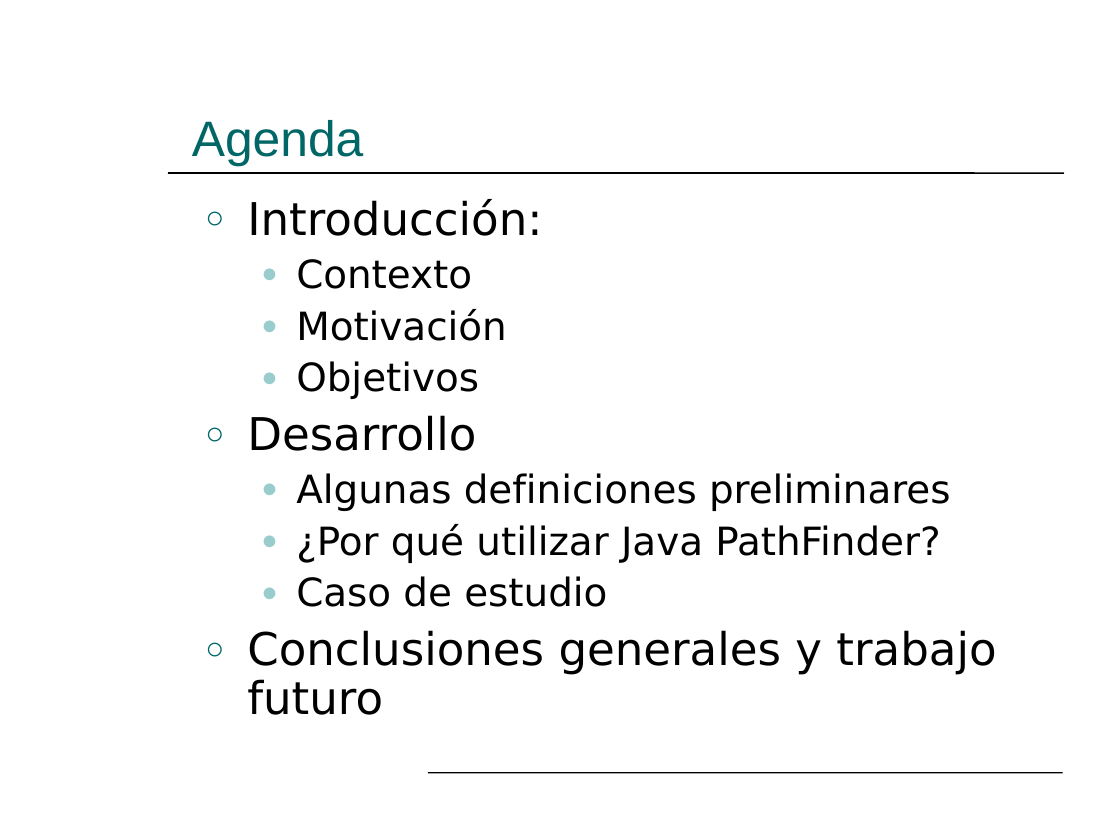
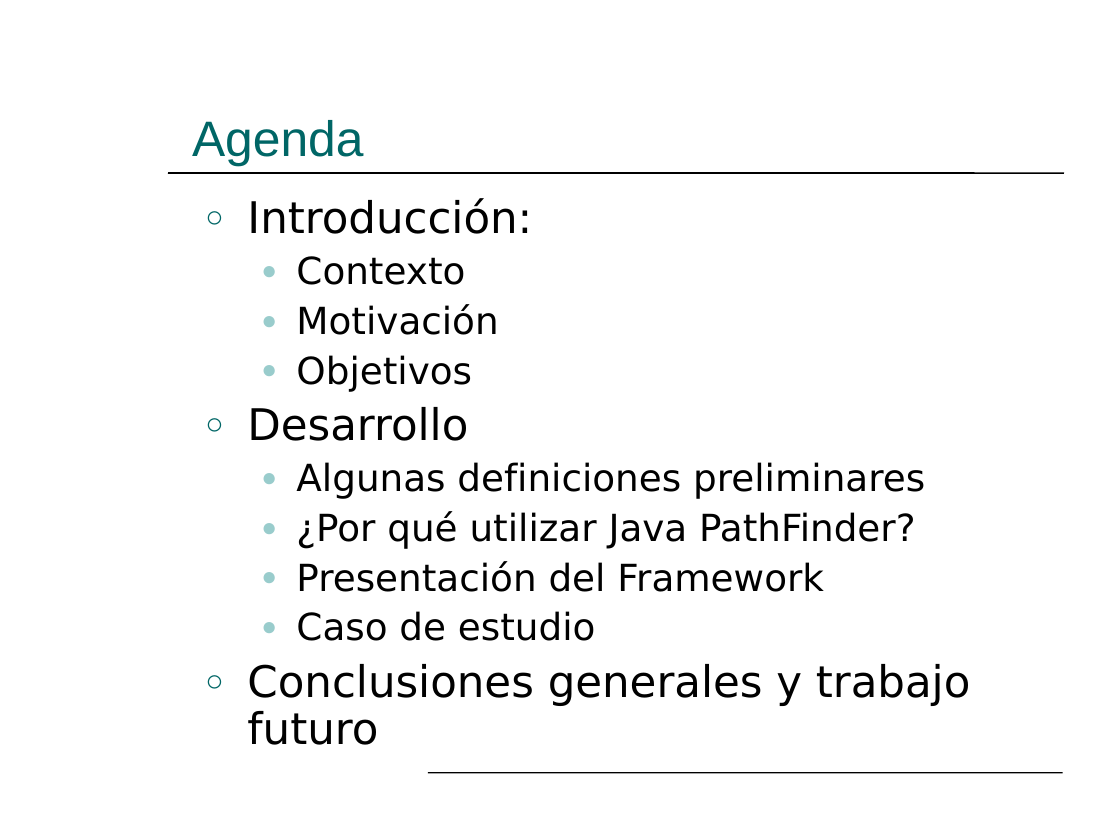
Before and after one commit to hugomelendez/tesis-jpf-2006, a slide deck: slide 2 of tesis-doc/Presentación.ppt. Drawn at 1120x840 pixels with LibreOffice and Linux fonts; fonts in the diff are those of the drawing. Boxes give left, top, right and bottom in pixels: in the first picture for what was removed or moved away, otherwise in the second. Text is boxed around its words. In the diff, an @@ line names an element or a change of style, - is before the commit and + after.

```diff
--- a/tesis-doc/Presentación.ppt
+++ b/tesis-doc/Presentación.ppt
@@ text at box(247, 199, 970, 745): size 29 to 28 pt in "Introducción:", "Desarrollo", "Conclusiones generales y trabajo futuro"; size 25 to 24 pt in "Contexto", "Motivación", "Objetivos", "Algunas definiciones preliminares" and 2 more places @@
@@ text at box(296, 561, 824, 592): paragraph added @@
+  ● Presentación del Framework
```
Also in this commit, not shown: 39 other slides changed, 1 slide removed.
